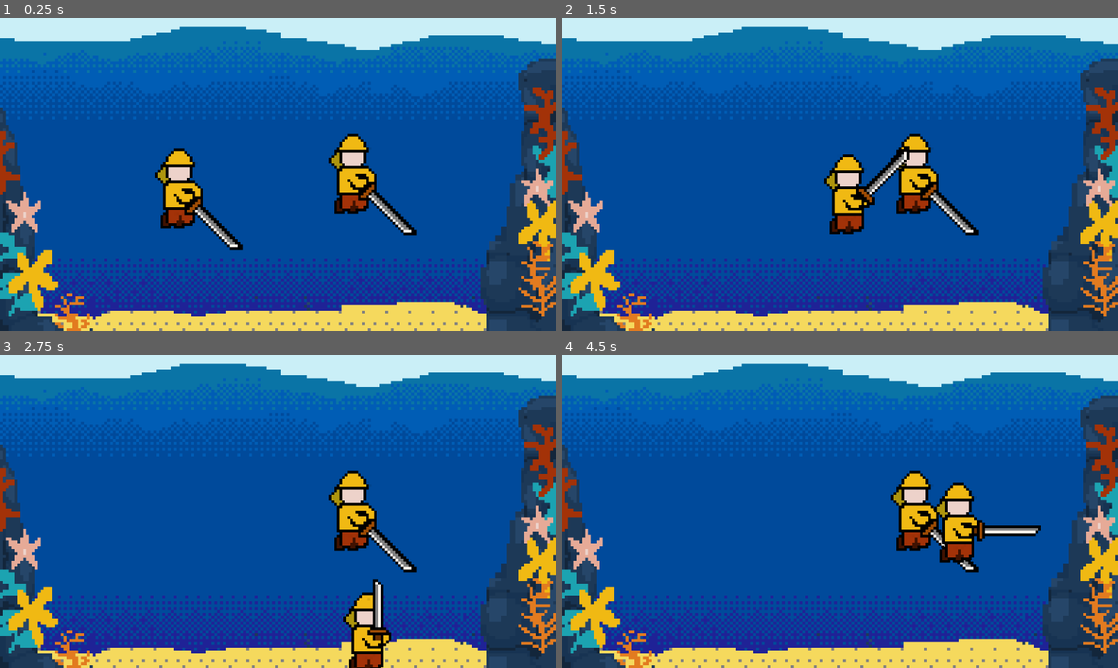
Above: before the commit, frames 1-4 (two rows, left to right).
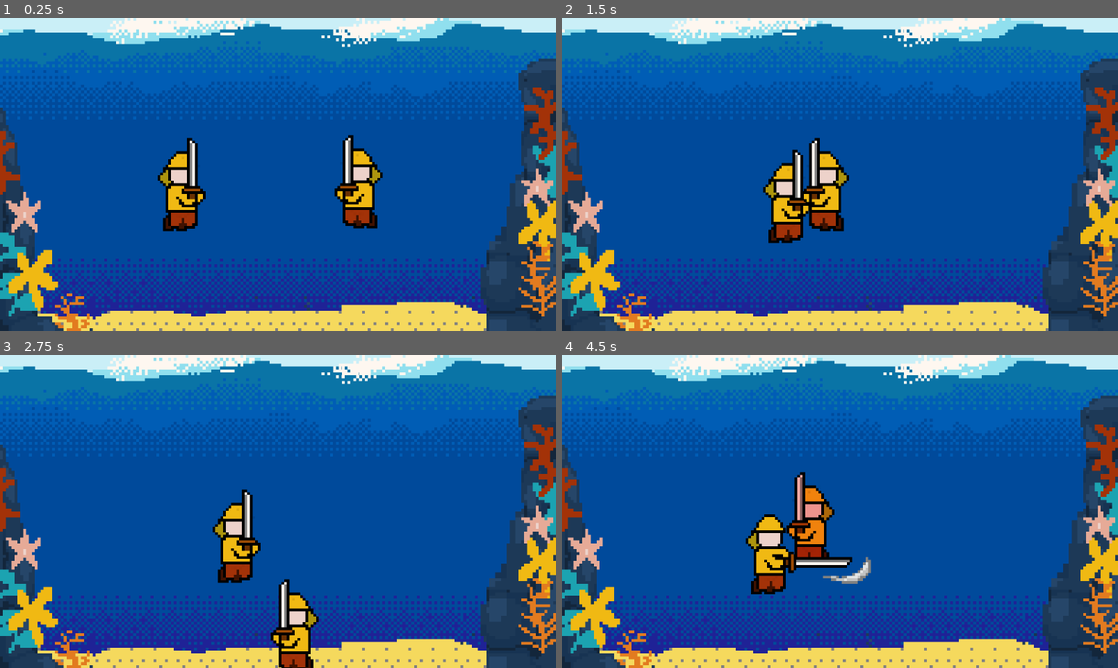
Above: after the commit, the same moments.

Repository: qvorr/fih
Game: Godot game, scene res://FightModeScene.tscn
Two runs of this game, one before a commit and one after it. Both use one fixed random seed, a clock stepped at 60 frames per second and the inputs below.
Inputs:
- Up to frame 1 (0.25 s): no input
- Up to frame 2 (1.5 s): hold D (move_right) 0.53-1.28 s; tap Up (attack_high, bound only after the commit) at 0.6 s; tap I (attack_high, bound only before the commit) at 0.8, 1.35 s; hold S (move_down) from 1.28 s (still down)
- Up to frame 3 (2.75 s): tap Down (attack_low, bound only after the commit) at 1.55, 2.1 s; release S (move_down) at 2.03 s; hold D (move_right) from 2.03 s (still down); tap M (attack_low, bound only before the commit) at 2.3 s
- Up to frame 4 (4.5 s): release D (move_right) at 2.78 s; hold W (move_up) 2.78-3.53 s; tap M (attack_low, bound only before the commit) at 2.85 s; tap Left (attack_mid, bound only after the commit) at 3.05, 3.6 s; hold A (move_left) from 3.53 s (still down); tap K (attack_mid, bound only before the commit) at 3.8, 4.35 s

The runs differ from the first frame. In frame 1, 8.5% of the frame differs, in the area x 0-100%, y 0-75%; in frame 2, 11%; in frame 3, 11%; in frame 4, 12%, in the area x 0-100%, y 0-77%.

Commit message:
combat fully operational

Diff:
--- a/FightModeScene.tscn
+++ b/FightModeScene.tscn
@@ -1,6 +1,7 @@
 [gd_scene format=3 uid="uid://4pqund3nukl7"]
 
 [ext_resource type="PackedScene" uid="uid://ckudr8chj1kgo" path="res://player.tscn" id="1_rnk63"]
+[ext_resource type="PackedScene" uid="uid://d0d0ff4caub5x" path="res://water.tscn" id="2_iunqc"]
 [ext_resource type="Texture2D" uid="uid://2v85225wdns5" path="res://assets/scene 2/0-sky.png" id="3_iunqc"]
 [ext_resource type="Texture2D" uid="uid://ctgpggsfb8lnr" path="res://assets/scene 2/1-water.png" id="4_fcmcs"]
 [ext_resource type="Texture2D" uid="uid://b1quwudqaffqx" path="res://assets/scene 2/2-water.png" id="5_g1de4"]
@@ -12,17 +13,36 @@
 [ext_resource type="Texture2D" uid="uid://banmqi8awsiof" path="res://assets/scene 2/8-coralR.png" id="11_komj2"]
 [ext_resource type="Texture2D" uid="uid://dn4ch7ssfl4a" path="res://assets/scene 2/9-rockL.png" id="12_louek"]
 [ext_resource type="Texture2D" uid="uid://dffcbn7n876d2" path="res://assets/scene 2/10-coralL.png" id="13_dd2gj"]
+[ext_resource type="Script" uid="uid://beuabb78208xl" path="res://scripts/PlayerController.gd" id="14_c3ulk"]
+[ext_resource type="Script" uid="uid://c6extovu2br4n" path="res://scripts/BoAtI.gd" id="17_wusjp"]
 
 [node name="FightModeScene" type="Node2D" unique_id=1821662636]
+
+[node name="0 - sky" type="Sprite2D" parent="." unique_id=746907427]
+position = Vector2(96, 54)
+texture = ExtResource("3_iunqc")
+metadata/_edit_group_ = true
+
+[node name="water" parent="." unique_id=1072951948 instance=ExtResource("2_iunqc")]
+position = Vector2(95, -18)
+foam_speed = 0.0
+all_speed = 2.43
+
+[node name="Water3" parent="water" index="1" unique_id=1671207917]
+visible = false
+
+[node name="Water2" parent="water" index="2" unique_id=1882068922]
+visible = false
+
+[node name="Water4" parent="water" index="3" unique_id=1846928939]
+visible = false
 
 [node name="Background" type="Node2D" parent="." unique_id=688010536]
 position = Vector2(96, 54)
 metadata/_edit_group_ = true
 
-[node name="0 - sky" type="Sprite2D" parent="Background" unique_id=746907427]
-texture = ExtResource("3_iunqc")
-
 [node name="1 - water" type="Sprite2D" parent="Background" unique_id=530456129]
+visible = false
 texture = ExtResource("4_fcmcs")
 
 [node name="2 - water" type="Sprite2D" parent="Background" unique_id=1000651512]
@@ -53,18 +73,26 @@
 texture = ExtResource("13_dd2gj")
 
 [node name="Player" parent="." unique_id=1404003345 instance=ExtResource("1_rnk63")]
-position = Vector2(120, 52)
+position = Vector2(59.000004, 58)
 metadata/_edit_group_ = true
 
-[node name="Katana" parent="Player" index="2" unique_id=192307028]
-script = null
+[node name="Movement" parent="Player" index="3" unique_id=605833367 node_paths=PackedStringArray("target")]
+target = NodePath("../../Enemy")
 
-[node name="Movement" parent="Player" index="3" unique_id=605833367]
-script = null
+[node name="PlayerController" type="Node2D" parent="Player" unique_id=796216977]
+script = ExtResource("14_c3ulk")
 
 [node name="Enemy" parent="." unique_id=892226742 instance=ExtResource("1_rnk63")]
-position = Vector2(60, 57)
+position = Vector2(128, 57)
 metadata/_edit_group_ = true
 
+[node name="Movement" parent="Enemy" index="3" unique_id=605833367 node_paths=PackedStringArray("target")]
+target = NodePath("../../Player")
+
+[node name="BoAtI" type="Node2D" parent="Enemy" unique_id=752052955 node_paths=PackedStringArray("target")]
+script = ExtResource("17_wusjp")
+target = NodePath("../../Player")
+
+[editable path="water"]
 [editable path="Player"]
 [editable path="Enemy"]
--- a/player.tscn
+++ b/player.tscn
@@ -10,6 +10,10 @@
 [ext_resource type="Texture2D" uid="uid://gj5h5l2deuuf" path="res://assets/scene 2/attack-up-swoosh.png" id="5_dw050"]
 [ext_resource type="Texture2D" uid="uid://ccpcq74d6iifo" path="res://assets/scene 2/attack-mid-swoosh.png" id="7_n7ghd"]
 [ext_resource type="Texture2D" uid="uid://b0yp32i5fp8b4" path="res://assets/scene 2/attack-down-swoosh.png" id="8_nvl01"]
+[ext_resource type="Texture2D" uid="uid://c08piqvlnqqfn" path="res://assets/scene 2/block-up.png" id="9_bwjto"]
+[ext_resource type="Texture2D" uid="uid://ci747wf3mtusg" path="res://assets/scene 2/bloc-up-spark.png" id="10_606se"]
+[ext_resource type="Texture2D" uid="uid://cbwem1an1u07" path="res://assets/scene 2/block-down.png" id="11_u1c27"]
+[ext_resource type="Texture2D" uid="uid://7u1ecva644er" path="res://assets/scene 2/block-down-spark.png" id="12_op7ga"]
 
 [sub_resource type="RectangleShape2D" id="RectangleShape2D_1klgc"]
 size = Vector2(61.2245, 112.69388)
@@ -29,6 +33,12 @@
 [sub_resource type="RectangleShape2D" id="RectangleShape2D_7wp10"]
 size = Vector2(44.897957, 42.066322)
 
+[sub_resource type="RectangleShape2D" id="RectangleShape2D_58877"]
+size = Vector2(19.658182, 102.04083)
+
+[sub_resource type="RectangleShape2D" id="RectangleShape2D_fdlqx"]
+size = Vector2(19.459194, 86.77551)
+
 [node name="Player" type="CharacterBody2D" unique_id=1404003345]
 position = Vector2(32.915, 35.93)
 scale = Vector2(0.245, 0.245)
@@ -41,9 +51,8 @@
 
 [node name="Sprite2D" type="Sprite2D" parent="." unique_id=1141526292]
 scale = Vector2(3.755, 3.755)
-texture = ExtResource("5_b26j0")
-centered = false
-offset = Vector2(-50.595, -60.05)
+texture = ExtResource("1_hqtel")
+offset = Vector2(17.465, 5.26)
 
 [node name="Katana" type="Node2D" parent="." unique_id=192307028]
 script = ExtResource("3_sweqy")
@@ -54,6 +63,10 @@
 mid_swoosh_tex = ExtResource("7_n7ghd")
 low_tex = ExtResource("5_b26j0")
 low_swoosh_tex = ExtResource("8_nvl01")
+high_block = ExtResource("9_bwjto")
+high_block_spark = ExtResource("10_606se")
+low_block = ExtResource("11_u1c27")
+low_block_spark = ExtResource("12_op7ga")
 
 [node name="HighHit" type="Area2D" parent="Katana" unique_id=983801354]
 
@@ -86,6 +99,20 @@
 shape = SubResource("RectangleShape2D_7wp10")
 disabled = true
 
+[node name="BlockHigh" type="Area2D" parent="Katana" unique_id=1263869760]
+
+[node name="CollisionShape2D" type="CollisionShape2D" parent="Katana/BlockHigh" unique_id=1231492728]
+position = Vector2(55.823975, -34.408173)
+shape = SubResource("RectangleShape2D_58877")
+disabled = true
+
+[node name="BlockLow" type="Area2D" parent="Katana" unique_id=526053167]
+
+[node name="CollisionShape2D" type="CollisionShape2D" parent="Katana/BlockLow" unique_id=495452172]
+position = Vector2(55.923462, 60)
+shape = SubResource("RectangleShape2D_fdlqx")
+disabled = true
+
 [node name="Movement" type="Node2D" parent="." unique_id=605833367]
 script = ExtResource("1_i3pqv")
 
--- a/project.godot
+++ b/project.godot
@@ -33,50 +33,47 @@
 move_left={
 "deadzone": 0.2,
 "events": [Object(InputEventKey,"resource_local_to_scene":false,"resource_name":"","device":-1,"window_id":0,"alt_press …(191 unchanged characters)…
-, Object(InputEventKey,"resource_local_to_scene":false,"resource_name":"","device":-1,"window_id":0,"alt_pressed":false,"shift_pressed":false,"ctrl_pressed":false,"meta_pressed":false,"pressed":false,"keycode":0,"physical_keycode":4194319,"key_label":0,"unicode":0,"location":0,"echo":false,"script":null)
 ]
 }
 move_right={
 "deadzone": 0.2,
 "events": [Object(InputEventKey,"resource_local_to_scene":false,"resource_name":"","device":-1,"window_id":0,"alt_press …(192 unchanged characters)…
-, Object(InputEventKey,"resource_local_to_scene":false,"resource_name":"","device":-1,"window_id":0,"alt_pressed":false,"shift_pressed":false,"ctrl_pressed":false,"meta_pressed":false,"pressed":false,"keycode":0,"physical_keycode":4194321,"key_label":0,"unicode":0,"location":0,"echo":false,"script":null)
 ]
 }
 move_up={
 "deadzone": 0.2,
 "events": [Object(InputEventKey,"resource_local_to_scene":false,"resource_name":"","device":-1,"window_id":0,"alt_press …(192 unchanged characters)…
-, Object(InputEventKey,"resource_local_to_scene":false,"resource_name":"","device":-1,"window_id":0,"alt_pressed":false,"shift_pressed":false,"ctrl_pressed":false,"meta_pressed":false,"pressed":false,"keycode":0,"physical_keycode":4194320,"key_label":0,"unicode":0,"location":0,"echo":false,"script":null)
 ]
 }
 move_down={
 "deadzone": 0.2,
 "events": [Object(InputEventKey,"resource_local_to_scene":false,"resource_name":"","device":-1,"window_id":0,"alt_press …(192 unchanged characters)…
-, Object(InputEventKey,"resource_local_to_scene":false,"resource_name":"","device":-1,"window_id":0,"alt_pressed":false,"shift_pressed":false,"ctrl_pressed":false,"meta_pressed":false,"pressed":false,"keycode":0,"physical_keycode":4194322,"key_label":0,"unicode":0,"location":0,"echo":false,"script":null)
 ]
 }
 attack_high={
 "deadzone": 0.2,
-"events": [Object(InputEventKey,"resource_local_to_scene":fa …(140 unchanged characters)… d":false,"keycode":0,"physical_keycode":73,"key_label":0,"unicode":105,"location":0,"echo":false,"script":null)
+"events": [Object(InputEventKey,"resource_local_to_scene":fa …(140 unchanged characters)… d":false,"keycode":0,"physical_keycode":4194320,"key_label":0,"unicode":0,"location":0,"echo":false,"script":null)
 ]
 }
 attack_mid={
 "deadzone": 0.2,
-"events": [Object(InputEventKey,"resource_local_to_scene":fa …(140 unchanged characters)… d":false,"keycode":0,"physical_keycode":75,"key_label":0,"unicode":107,"location":0,"echo":false,"script":null)
+"events": [Object(InputEventKey,"resource_local_to_scene":fa …(140 unchanged characters)… d":false,"keycode":0,"physical_keycode":4194319,"key_label":0,"unicode":0,"location":0,"echo":false,"script":null)
+, Object(InputEventKey,"resource_local_to_scene":false,"resource_name":"","device":-1,"window_id":0,"alt_pressed":false,"shift_pressed":false,"ctrl_pressed":false,"meta_pressed":false,"pressed":false,"keycode":0,"physical_keycode":4194321,"key_label":0,"unicode":0,"location":0,"echo":false,"script":null)
 ]
 }
 attack_low={
 "deadzone": 0.2,
-"events": [Object(InputEventKey,"resource_local_to_scene":fa …(140 unchanged characters)… d":false,"keycode":0,"physical_keycode":77,"key_label":0,"unicode":109,"location":0,"echo":false,"script":null)
+"events": [Object(InputEventKey,"resource_local_to_scene":fa …(140 unchanged characters)… d":false,"keycode":0,"physical_keycode":4194322,"key_label":0,"unicode":0,"location":0,"echo":false,"script":null)
 ]
 }
-block-high={
+block_high={
 "deadzone": 0.2,
-"events": [Object(InputEventKey,"resource_local_to_scene":fa …(140 unchanged characters)… d":false,"keycode":0,"physical_keycode":85,"key_label":0,"unicode":117,"location":0,"echo":false,"script":null)
+"events": [Object(InputEventKey,"resource_local_to_scene":fa …(140 unchanged characters)… d":false,"keycode":0,"physical_keycode":32,"key_label":0,"unicode":32,"location":0,"echo":false,"script":null)
 ]
 }
 block_low={
 "deadzone": 0.2,
-"events": [Object(InputEventKey,"resource_local_to_scene":fa …(140 unchanged characters)… d":false,"keycode":0,"physical_keycode":78,"key_label":0,"unicode":110,"location":0,"echo":false,"script":null)
+"events": [Object(InputEventKey,"resource_local_to_scene":fa …(140 unchanged characters)… d":false,"keycode":0,"physical_keycode":4194325,"key_label":0,"unicode":0,"location":0,"echo":false,"script":null)
 ]
 }
 
--- /dev/null
+++ b/scripts/BoAtI.gd
@@ -0,0 +1,53 @@
+extends Node2D
+
+@export var target: CharacterBody2D;
+@export var attack_range: float = 30.0;
+@onready var BotMvmnt: Node2D = get_parent().get_node("Movement")
+@onready var BotAttack: Node2D = get_parent().get_node("Katana")
+@onready var BotParent: Node2D = get_parent()
+enum State {APPROACH, ENGAGE, RETREAT}
+var state = State.APPROACH
+var decision_timer: float = 0.0
+
+# Called when the node enters the scene tree for the first time.
+func _ready() -> void:
+	pass # Replace with function body.
+
+
+# Called every frame. 'delta' is the elapsed time since the previous frame.
+func _process(delta: float) -> void:
+	if not is_instance_valid(target):
+		return
+	var to_player = target.global_position - BotMvmnt.global_position
+	var dist = to_player.length()
+
+	match state:
+		State.APPROACH:
+			BotMvmnt.direction = to_player.normalized()
+			if dist <= attack_range:
+				state = State.ENGAGE
+		State.ENGAGE:
+			BotMvmnt.direction = Vector2.ZERO
+			if dist > attack_range:
+				state = State.APPROACH
+				return
+			else:
+				decision_timer -= delta
+
+			if decision_timer <= 0:
+				var descider = randi() % 4;
+				match descider:
+					0:
+						BotAttack.attack_high()
+					1:
+						BotAttack.attack_mid()
+					2:
+						BotAttack.attack_low()
+					_:
+						state = State.RETREAT
+				decision_timer = randf_range(0.4, 0.8)
+		State.RETREAT:
+			BotMvmnt.direction = -to_player.normalized()
+			decision_timer -= delta
+			if decision_timer <= 0:
+				state = State.APPROACH
--- a/scripts/HealthAndTakeDamage.gd
+++ b/scripts/HealthAndTakeDamage.gd
@@ -3,12 +3,24 @@
 
 const DEFAULT_HEALTH_VALUE = 50
 const DAMAGE_ON_HIT = 5
+const DAMAGE_TINT_WINDOW = 0.5
 var health = DEFAULT_HEALTH_VALUE
 @onready var player: CharacterBody2D = get_parent()
+@onready var isOpponentBlocking: Node2D = get_parent().get_node("Katana")
+@onready var sprite: Sprite2D = get_parent().get_node("Sprite2D")
 
 
 func take_damage(damageOnHit):
 	health -= damageOnHit
+	sprite.modulate = Color.WHITE.lerp(Color.RED, 0.3)
+
+	await get_tree().create_timer(DAMAGE_TINT_WINDOW).timeout
+
+	sprite.modulate = Color.WHITE
+	if health <= 0:
+		player.queue_free()
+
+
 
 	print('me enemy')
 	print(health)
--- a/scripts/KatanaHit.gd
+++ b/scripts/KatanaHit.gd
@@ -1,5 +1,6 @@
 extends Node2D
 @export var ATTACK_WINDOW = 0.3
+@export var BLOCK_WINDOW = 0.2
 var SWOOSH_WINDOW = 0.1
 @export var COOLDOWN_WINDOW = 0.2
 @export var idle_tex: Texture2D
@@ -9,10 +10,15 @@
 @export var mid_swoosh_tex: Texture2D
 @export var low_tex: Texture2D
 @export var low_swoosh_tex: Texture2D
+@export var high_block: Texture2D
+@export var high_block_spark: Texture2D
+@export var low_block: Texture2D
+@export var low_block_spark: Texture2D
 
 @onready var sprite: Sprite2D = get_parent().get_node("Sprite2D")
 
 var isAttacking = false
+var isBlocking = false
 
 # Called when the node enters the scene tree for the first time.
 func _ready() -> void:
@@ -21,47 +27,99 @@
 
 
 # Called every frame. 'delta' is the elapsed time since the previous frame.
-func _process(delta: float) -> void:
-	if Input.is_action_just_pressed("attack_high") && !isAttacking:
-		$HighHit/HighHitColl.disabled = false
-		$HighHit/OverHitColl.disabled = false
-		isAttacking = true
-		sprite.texture = high_swoosh_tex
-		await get_tree().create_timer(SWOOSH_WINDOW).timeout
-		sprite.texture = high_tex
-		await get_tree().create_timer(ATTACK_WINDOW - SWOOSH_WINDOW).timeout
-		sprite.texture = idle_tex
-		await get_tree().create_timer(COOLDOWN_WINDOW).timeout
-		print("high")
-		isAttacking = false
-		$HighHit/HighHitColl.disabled = true
-		$HighHit/OverHitColl.disabled = true
+#func _process(delta: float) -> void:
+	#if Input.is_action_just_pressed("attack_high") && !isAttacking && !isBlocking:
+		#attack_high()
+		#
+	#if Input.is_action_just_pressed("attack_mid") && !isAttacking && !isBlocking:
+		#attack_mid()
+		#
+	#if Input.is_action_just_pressed("attack_low") && !isAttacking && !isBlocking:
+		#attack_low()
+		#
+	#if Input.is_action_just_pressed("block_high") && !isAttacking && !isBlocking:
+		#block_high()
+		#
+		#
+	#if Input.is_action_just_pressed("block_low") && !isAttacking && !isBlocking:
+		#block_low()
+		#
+		#
+	#
 
-	if Input.is_action_just_pressed("attack_mid") && !isAttacking:
-		$MidHit/MidHitColl.disabled = false
-		isAttacking = true
-		sprite.texture = mid_swoosh_tex
-		await get_tree().create_timer(SWOOSH_WINDOW).timeout
-		sprite.texture = mid_tex
-		await get_tree().create_timer(ATTACK_WINDOW - SWOOSH_WINDOW).timeout
-		sprite.texture = idle_tex
-		await get_tree().create_timer(COOLDOWN_WINDOW).timeout
-		isAttacking = false
-		print("mid")
-		$MidHit/MidHitColl.disabled = true
 
-	if Input.is_action_just_pressed("attack_low") && !isAttacking:
-		$LowHit/LowHitColl.disabled = false
-		$LowHit/UnderHitColl.disabled = false
-		isAttacking = true
-		sprite.texture = low_swoosh_tex
-		await get_tree().create_timer(SWOOSH_WINDOW).timeout
-		sprite.texture = low_tex
-		await get_tree().create_timer(ATTACK_WINDOW-SWOOSH_WINDOW).timeout
-		sprite.texture = idle_tex
-		await get_tree().create_timer(COOLDOWN_WINDOW).timeout
-		isAttacking = false
-		print("low")
+func attack_high():
+	if isAttacking or isBlocking:
+		return
+	$HighHit/HighHitColl.disabled = false
+	$HighHit/OverHitColl.disabled = false
+	isAttacking = true
+	sprite.texture = high_swoosh_tex
+	await get_tree().create_timer(SWOOSH_WINDOW).timeout
+	sprite.texture = high_tex
+	await get_tree().create_timer(ATTACK_WINDOW - SWOOSH_WINDOW).timeout
+	sprite.texture = idle_tex
+	$HighHit/HighHitColl.disabled = true
+	$HighHit/OverHitColl.disabled = true
+	await get_tree().create_timer(COOLDOWN_WINDOW).timeout
+	print("high")
+	isAttacking = false
 
-		$LowHit/LowHitColl.disabled = true
-		$LowHit/UnderHitColl.disabled = true
+
+func attack_mid():
+	if isAttacking or isBlocking:
+		return
+	$MidHit/MidHitColl.disabled = false
+	isAttacking = true
+	sprite.texture = mid_swoosh_tex
+	await get_tree().create_timer(SWOOSH_WINDOW).timeout
+	sprite.texture = mid_tex
+	await get_tree().create_timer(ATTACK_WINDOW - SWOOSH_WINDOW).timeout
+	sprite.texture = idle_tex
+	$MidHit/MidHitColl.disabled = true
+	await get_tree().create_timer(COOLDOWN_WINDOW).timeout
+	isAttacking = false
+	print("mid")
+
+
+func attack_low():
+	if isAttacking or isBlocking:
+		return
+	$LowHit/LowHitColl.disabled = false
+	$LowHit/UnderHitColl.disabled = false
+	isAttacking = true
+	sprite.texture = low_swoosh_tex
+	await get_tree().create_timer(SWOOSH_WINDOW).timeout
+	sprite.texture = low_tex
+	await get_tree().create_timer(ATTACK_WINDOW-SWOOSH_WINDOW).timeout
+	sprite.texture = idle_tex
+	$LowHit/LowHitColl.disabled = true
+	$LowHit/UnderHitColl.disabled = true
+	await get_tree().create_timer(COOLDOWN_WINDOW).timeout
+	isAttacking = false
+	print("low")
+
+func block_high():
+	if isAttacking or isBlocking:
+		return
+	$BlockHigh/CollisionShape2D.disabled = false
+	sprite.texture = high_block
+	isBlocking = true
+	await get_tree().create_timer(BLOCK_WINDOW).timeout
+	isBlocking = false
+	sprite.texture = idle_tex
+	$BlockHigh/CollisionShape2D.disabled = true
+	print("block-high")
+
+
+func block_low():
+	if isAttacking or isBlocking:
+		return
+	$BlockLow/CollisionShape2D.disabled = false
+	sprite.texture = low_block
+	isBlocking = true
+	await get_tree().create_timer(BLOCK_WINDOW).timeout
+	isBlocking = false
+	sprite.texture = idle_tex
+	$BlockLow/CollisionShape2D.disabled = true
+	print("block-low")
--- /dev/null
+++ b/scripts/PlayerController.gd
@@ -0,0 +1,24 @@
+extends Node2D
+
+@onready var Movement: Node2D = get_parent().get_node("Movement")
+@onready var Katana: Node2D = get_parent().get_node("Katana")
+
+# Called when the node enters the scene tree for the first time.
+func _ready() -> void:
+	pass # Replace with function body.
+
+
+# Called every frame. 'delta' is the elapsed time since the previous frame.
+func _process(delta: float) -> void:
+	if Input.is_action_just_pressed("attack_high"):
+		Katana.attack_high()
+	if Input.is_action_just_pressed("attack_mid"):
+		Katana.attack_mid()
+	if Input.is_action_just_pressed("attack_low"):
+		Katana.attack_low()
+	if Input.is_action_just_pressed("block_high"):
+		Katana.block_high()
+	if Input.is_action_just_pressed("block_low"):
+		Katana.block_low()
+
+	Movement.direction = Input.get_vector("move_left", "move_right", "move_up", "move_down")
--- a/scripts/PlayerMovement.gd
+++ b/scripts/PlayerMovement.gd
@@ -2,8 +2,12 @@
 
 @onready var player: CharacterBody2D = get_parent()
 @onready var player_shape: CollisionShape2D = get_parent().get_node("CollisionShape2D")
+@export var target: CharacterBody2D
+@onready var sprite: Sprite2D = get_parent().get_node("Sprite2D")
+@onready var katana: Node2D = get_parent().get_node("Katana")
 @export var SPEED = 50
 @export_range(0, 1000, 10) var FRICTION = 190
+var direction: Vector2 = Vector2.ZERO
 
 # Called when the node enters the scene tree for the first time.
 func _ready() -> void:
@@ -15,16 +19,9 @@
 	pass
 
 func _physics_process(delta: float) -> void:
-	#if not player or not collision_body:
-		#return
-		#
-
-
-
-
 	# stops the character smoothly when not pressing a direction
 
-	var direction = Input.get_vector("move_left", "move_right", "move_up", "move_down")
+	#var direction = Input.get_vector("move_left", "move_right", "move_up", "move_down")
 	player.velocity = player.velocity.move_toward(direction*SPEED, FRICTION*delta)
 
 	player.move_and_slide()
@@ -32,3 +29,8 @@
 	# keeps the character from moving outside the frame, and accounts for character size
 	var half_size = (player_shape.shape.get_rect().size * player_shape.global_scale) / 2.0
 	player.position = player.position.clamp(half_size, get_viewport_rect().size - half_size)
+	if is_instance_valid(target):
+		var facing_left = target.global_position.x < player.global_position.x
+		sprite.flip_h = facing_left
+		katana.scale.x = -1 if facing_left else 1
+		sprite.offset.x = -13 if facing_left else 18
Binary file changed: assets/scene 2/attack-down-swoosh.png
Binary file changed: assets/scene 2/attack-down.png
Binary file changed: assets/scene 2/attack-mid-swoosh.png
Binary file changed: assets/scene 2/attack-mid.png
Binary file changed: assets/scene 2/attack-up-swoosh.png
Binary file changed: assets/scene 2/attack-up.png
Binary file changed: assets/scene 2/bloc-up-spark.png
Not shown, added: assets/scene 2/bloc-up-spark.png.import
Binary file changed: assets/scene 2/block-down-spark.png
Not shown, added: assets/scene 2/block-down-spark.png.import
Binary file changed: assets/scene 2/block-down.png
Not shown, added: assets/scene 2/block-down.png.import
(and 12 more such lines)
